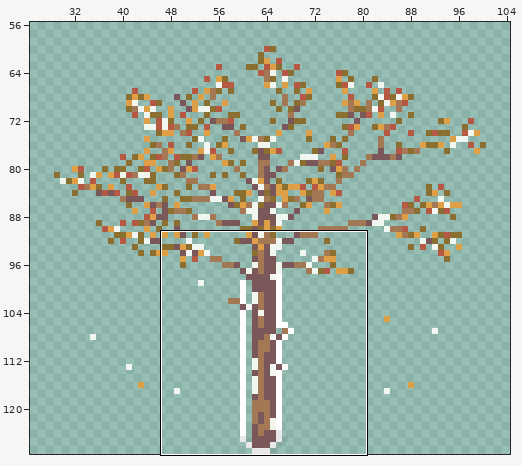
File history of a pixel-art file, Assets/Sprites/Ground/Tree/Grey Alder/Grey Alder.aseprite. Above: a wide view before the commit, with the close-up outlined.
Close-up. Old version:
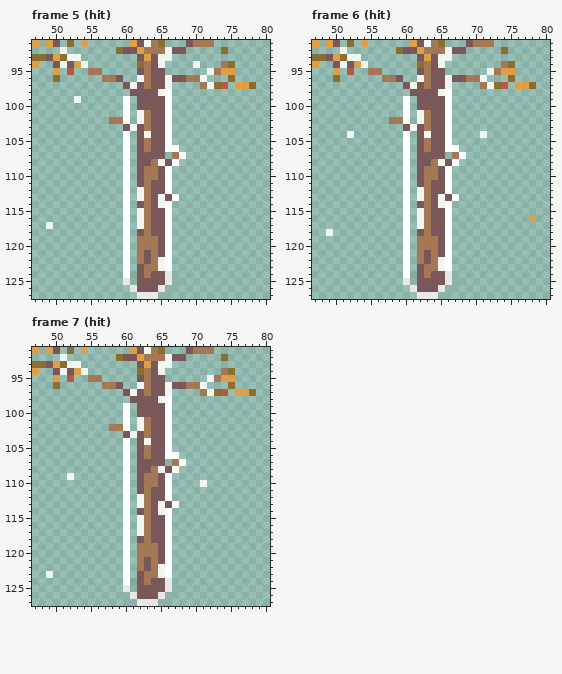
128x128 pixels, 7 frames. Shown: frame 5 (hit): x 47..80, y 91..127; frame 6 (hit): x 47..80, y 91..127; frame 7 (hit): x 47..80, y 91..127. The wide view leaves out empty margins. The commit also changed other frames or places, which this record leaves out.
After the commit:
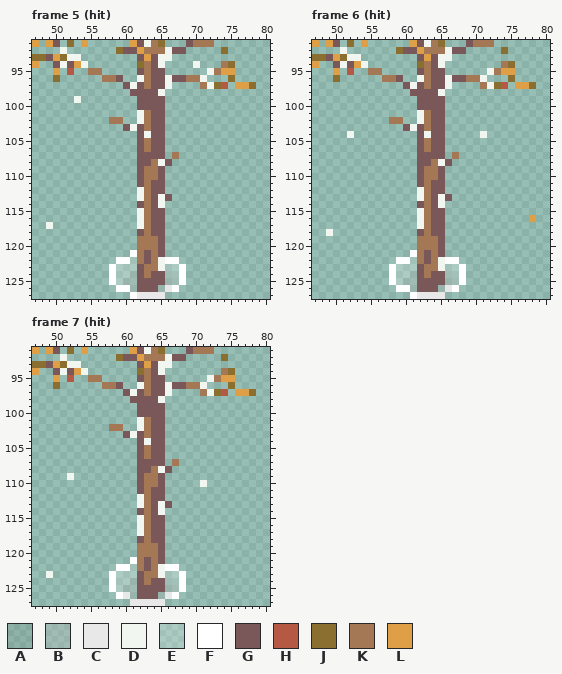
Palette (. is transparent): A #63666326  B #b6b8b651  C #e8e8e8  D #f1f6f0  E #ffffff33  F #ffffff  G #7a5859  H #b55945  J #8a6f30  K #a57855  L #de9f47
Diff:
Frame 5 (hit), layer "Highlight":
y 98: x 66 F -> .
y 99..102: x 60 F -> .; x 66 F -> .
y 103: x 66 F -> .
y 104..105: x 60 F -> .; x 66 F -> .
y 106: x 60 F -> .; x 66..67 FF -> ..
y 107: x 60 F -> .; x 68 F -> .
y 108: x 60 F -> .; x 67 F -> .
y 109..112: x 60 F -> .; x 66 F -> .
y 113: x 60 F -> .; x 67 F -> .
y 114..120: x 60 F -> .; x 66 F -> .
y 121: x 60..61 F. -> .F; x 66 F -> .
y 122: x 59 . -> F; x 61 . -> E; x 67 . -> F
y 123: x 58..61 ..F. -> FEEE; x 66..68 F.. -> EEF
y 124: x 58..61 ..FA -> FEEB; x 66..68 C.. -> BEF
y 125: x 58..61 ..CA -> FEBB; x 66..68 CA. -> BBF
y 126: x 59..61 ..C -> FFB; x 65..67 CA. -> BCF
y 127: x 61 . -> F; x 65 A -> C
Frame 6 (hit), layer "Highlight": the same change as frame 5 (hit)
Frame 7 (hit), layer "Highlight":
y 98: x 66 F -> .
y 99..102: x 60 F -> .; x 66 F -> .
y 103: x 66 F -> .
y 104..105: x 60 F -> .; x 66 F -> .
y 106: x 60 F -> .; x 66..67 FF -> ..
y 107: x 60 F -> .; x 68 F -> .
y 108: x 60 F -> .; x 67 F -> .
y 109..112: x 60 F -> .; x 66 F -> .
y 113: x 60 F -> .; x 67 F -> .
y 114..120: x 60 F -> .; x 66 F -> .
y 121: x 60..61 F. -> .F; x 66 F -> .
y 122: x 59 . -> F; x 61 . -> E; x 67 . -> F
y 123: x 58..61 ..F. -> FEEE; x 66..68 F.. -> EEF
y 124: x 58..61 ..FA -> FEEB; x 66..68 C.. -> BEF
y 125: x 58..61 ..CA -> FEBB; x 66..68 CA. -> BBF
y 126: x 59..61 .AC -> FCB; x 65..67 CA. -> BCF
y 127: x 61 A -> C; x 65 A -> C
